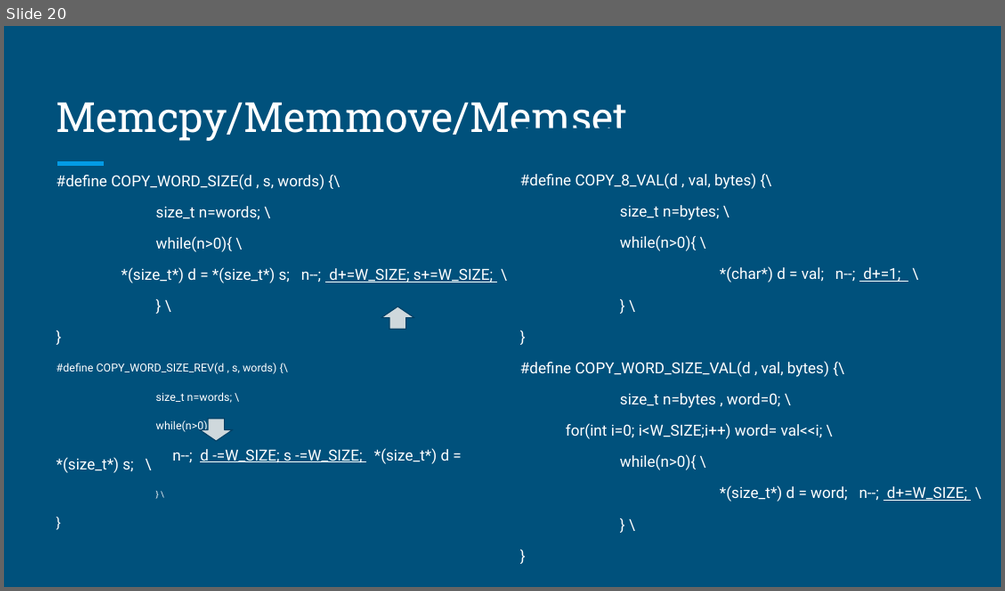
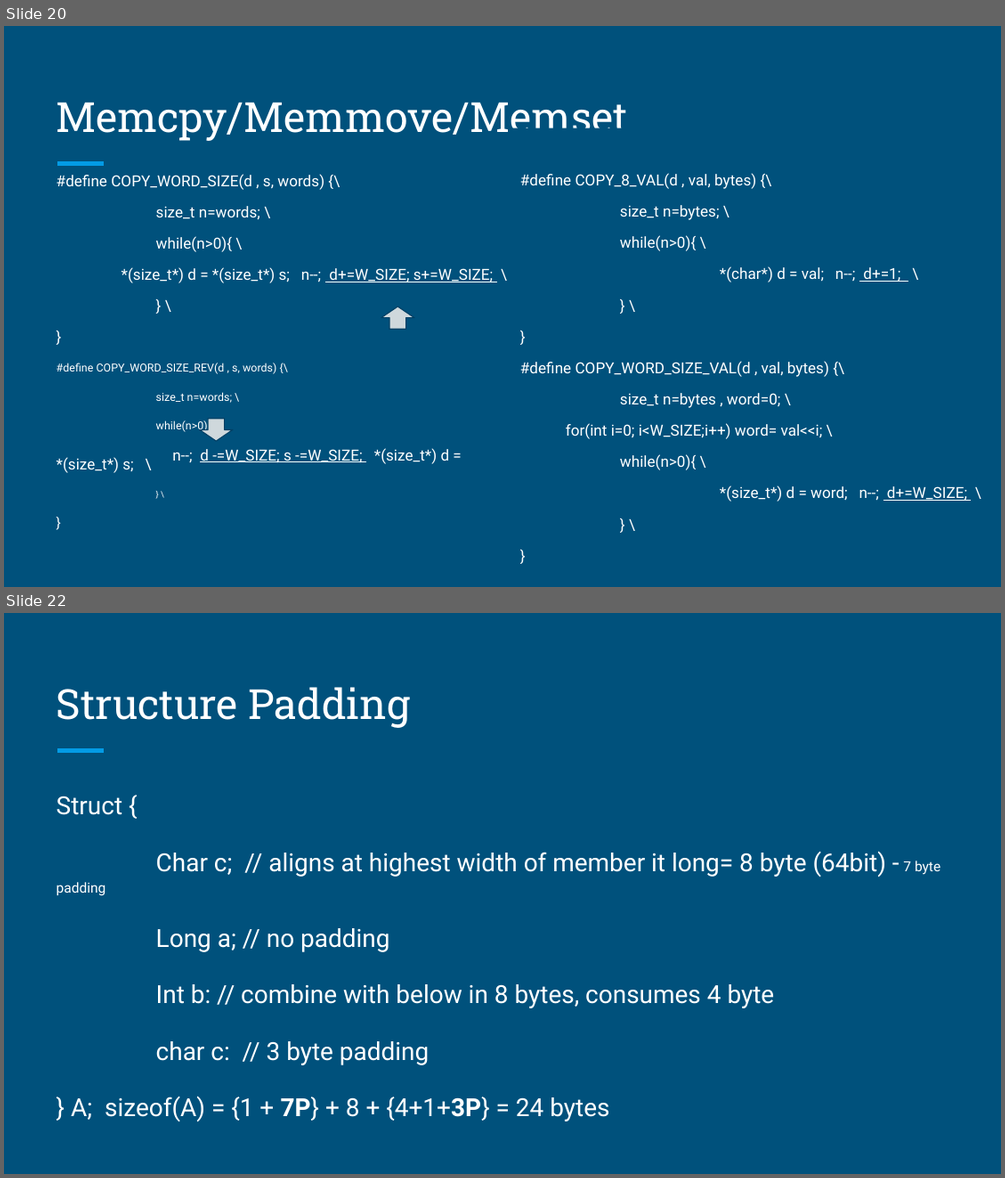
Before and after one commit to jayeshpatel8/Linux-Kernel_U-boot, a slide deck: Linux_Kernel.pptx. Shown one above the other, each under a label of ours: slide 20 before the commit, slides 20 and 22 after it; the slides between them are not shown. The pictures are 1005x591 and 1005x1178 pixels, drawn with LibreOffice and Linux fonts; fonts in the diff are those of the drawing. Boxes give left, top, right and bottom in pixels: in the first picture for what was removed or moved away, otherwise in the second. Text is boxed around its words. In the diff, an @@ line names an element or a change of style, - is before the commit and + after.

```diff
--- a/Linux_Kernel.pptx
+++ b/Linux_Kernel.pptx
@@ slide 22 added at bbox=[4, 613, 1001, 1174], background #00517C; not listed: 1 template element that a slide beside it also shows @@
@@ title added at bbox=[57, 687, 410, 728], 30 pt, text #FFFFFF @@
+Structure Padding
@@ text added at bbox=[57, 796, 940, 1122], 18 pt, text #FFFFFF @@
+Struct {
+Char c; // aligns at highest width of member it long= 8 byte (64bit) - 7 byte padding
+Long a; // no padding
+Int b: // combine with below in 8 bytes, consumes 4 byte
+char c: // 3 byte padding
+} A; sizeof(A) = {1 + 7P} + 8 + {4+1+3P} = 24 bytes
```
Also in this commit, not shown: 3 slides changed, 2 other slides added.
